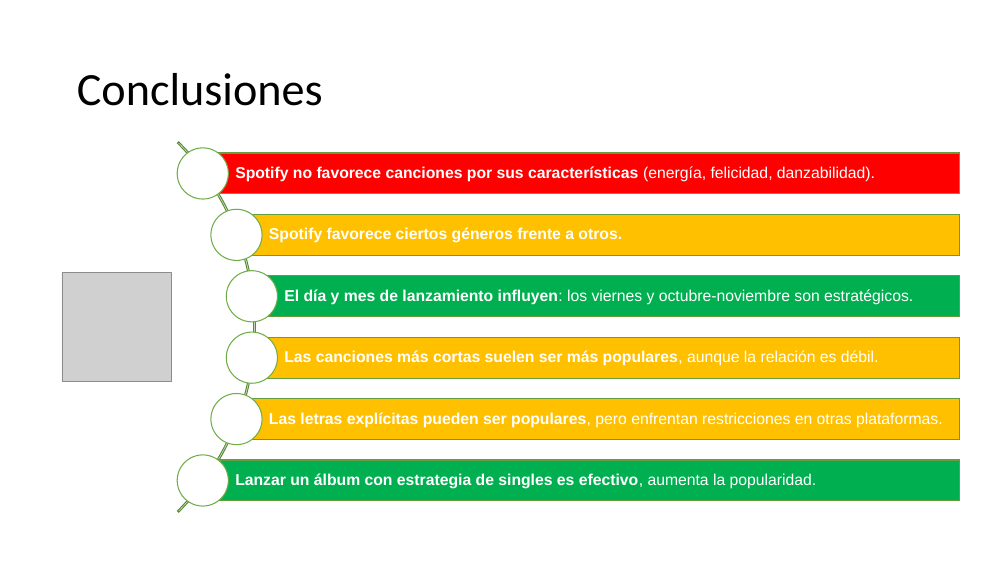
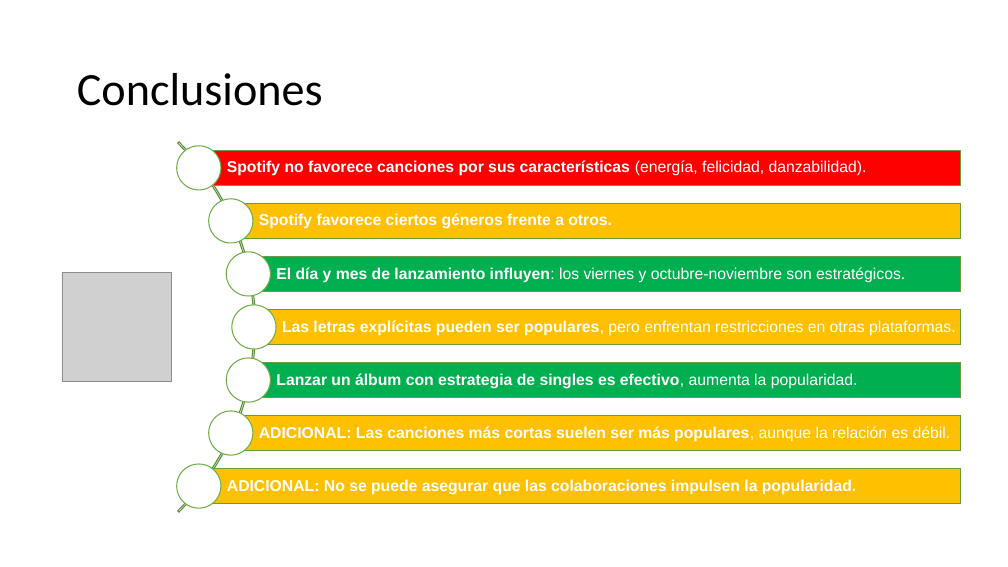
Before and after one commit to anderping/Spotify-EDA, a slide deck: slide 19 of presentacion/Cómo triunfar en Spotify_ANDERPENAVILLALOBOS.pptx. Drawn at 1008x567 pixels with LibreOffice and Linux fonts; fonts in the diff are those of the drawing; grey boxes stand for pictures. Boxes give left, top, right and bottom in pixels: in the first picture for what was removed or moved away, otherwise in the second. Text is boxed around its words. In the diff, an @@ line names an element or a change of style, - is before the commit and + after.

```diff
--- a/presentacion/Cómo triunfar en Spotify_ANDERPENAVILLALOBOS.pptx
+++ b/presentacion/Cómo triunfar en Spotify_ANDERPENAVILLALOBOS.pptx
@@ ellipse: place and size @@
-ellipse at (177, 148, 228, 200)
+ellipse at (177, 146, 221, 190)
@@ text "Spotify no favorece canciones por ...": place and size @@
-text "Spotify no favorece canciones por ..." at (235, 166, 875, 182)
+text "Spotify no favorece canciones por ..." at (227, 160, 867, 176)
@@ rectangle: place and size @@
-rectangle at (203, 153, 960, 194)
+rectangle at (199, 150, 960, 186)
@@ ellipse: place and size @@
-ellipse at (211, 209, 262, 261)
+ellipse at (209, 199, 253, 243)
@@ text "Spotify favorece ciertos géneros frente ...": place and size @@
-text "Spotify favorece ciertos géneros frente ..." at (269, 227, 622, 243)
+text "Spotify favorece ciertos géneros frente ..." at (259, 213, 612, 229)
@@ rectangle: place and size @@
-rectangle at (237, 215, 960, 256)
+rectangle at (231, 203, 960, 239)
@@ ellipse: place and size @@
-ellipse at (226, 271, 278, 322)
+ellipse at (226, 252, 270, 296)
@@ text "El día y mes de ...": place and size @@
-text "El día y mes de ..." at (284, 289, 913, 305)
+text "El día y mes de ..." at (276, 267, 905, 283)
@@ rectangle: place and size @@
-rectangle at (252, 276, 960, 317)
+rectangle at (249, 256, 960, 292)
@@ ellipse added at (232, 305, 276, 349), fill #FFFFFF, outline #70AD47 1 pt @@
@@ text "Las letras explícitas pueden ser ...": place and size @@
-text "Las letras explícitas pueden ser ..." at (269, 412, 943, 428)
+text "Las letras explícitas pueden ser ..." at (282, 320, 956, 336)
@@ rectangle: place and size @@
-rectangle at (252, 337, 960, 378)
+rectangle at (254, 309, 960, 345)
@@ ellipse: place and size @@
-ellipse at (226, 332, 278, 383)
+ellipse at (226, 358, 270, 402)
@@ text "Lanzar un álbum con estrategia ...": place and size @@
-text "Lanzar un álbum con estrategia ..." at (235, 473, 817, 489)
+text "Lanzar un álbum con estrategia ..." at (276, 373, 858, 389)
@@ rectangle added at (249, 362, 960, 398), fill #00B050, outline #669D40 1 pt @@
@@ ellipse: place and size @@
-ellipse at (211, 394, 262, 445)
+ellipse at (209, 411, 253, 455)
@@ rectangle: place and size @@
-rectangle at (237, 399, 960, 439)
+rectangle at (231, 415, 960, 451)
@@ text at (259, 426, 951, 442): text changed @@
-Las canciones más cortas suelen ser más populares, aunque la relación es débil.
+ADICIONAL: Las canciones más cortas suelen ser más populares, aunque la relación es débil.
@@ ellipse: place and size @@
-ellipse at (177, 455, 228, 507)
+ellipse at (177, 464, 221, 508)
@@ rectangle: place and size @@
-rectangle at (203, 461, 960, 501)
+rectangle at (199, 469, 960, 504)
@@ rectangle at (199, 469, 960, 504): fill #00B050 to #FFC000 @@
@@ text added at (227, 479, 856, 495), 15 pt, text #FFFFFF, bold @@
+ADICIONAL: No se puede asegurar que las colaboraciones impulsen la popularidad.
```
Also in this commit, not shown: 4 other slides changed.
